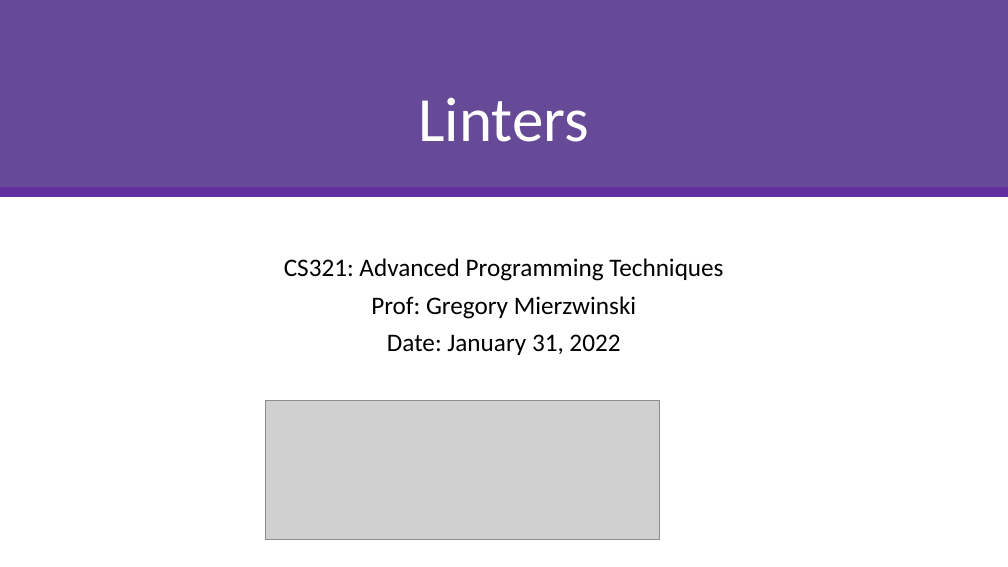
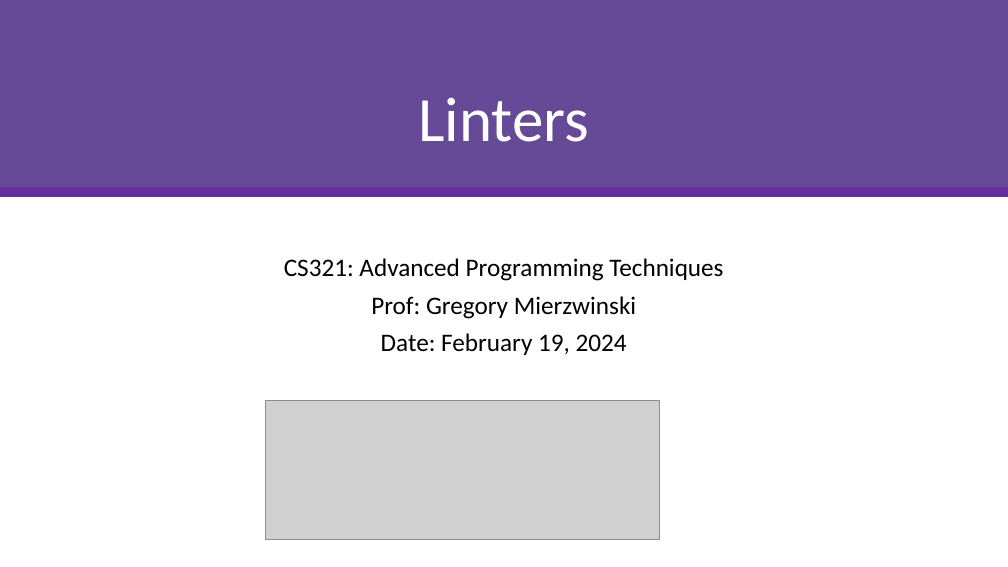
Before and after one commit to gmierzwinski/gmierzwinski.github.io, a slide deck: slide 1 of bishops/cs321/resources/CS321_Lecture_10A.pptx. Drawn at 1008x567 pixels with LibreOffice and Linux fonts; fonts in the diff are those of the drawing; grey boxes stand for pictures. Boxes give left, top, right and bottom in pixels: in the first picture for what was removed or moved away, otherwise in the second. Text is boxed around its words. In the diff, an @@ line names an element or a change of style, - is before the commit and + after.

```diff
--- a/bishops/cs321/resources/CS321_Lecture_10A.pptx
+++ b/bishops/cs321/resources/CS321_Lecture_10A.pptx
@@ subtitle at (381, 333, 627, 355): text changed @@
-Date: January 31, 2022
+Date: February 19, 2024
```
Also in this commit, not shown: 9 other slides changed, 4 other files.
